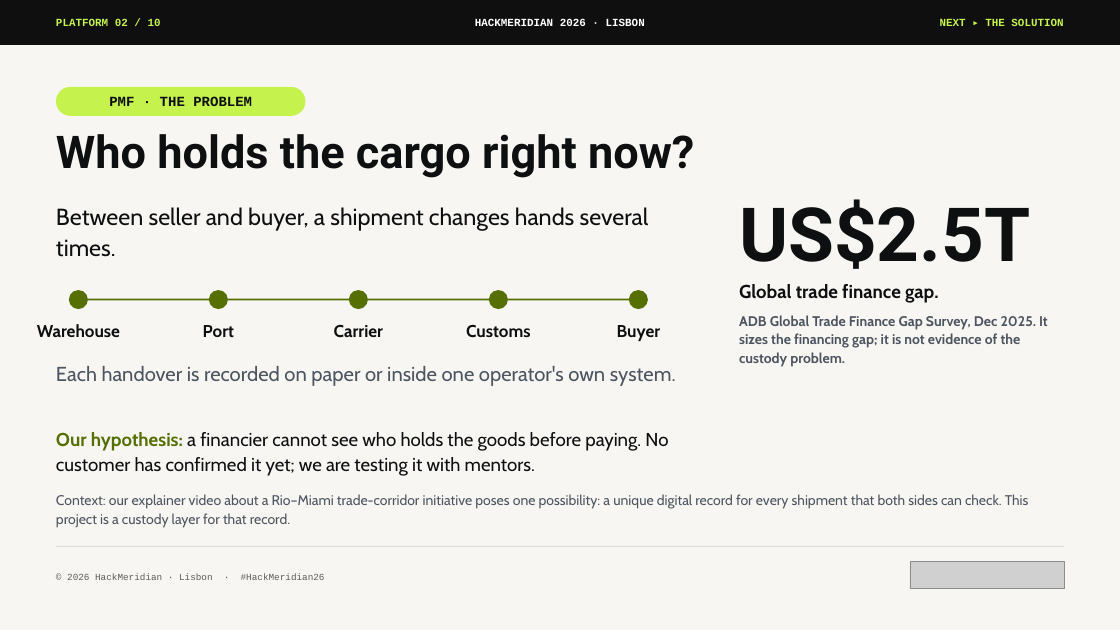
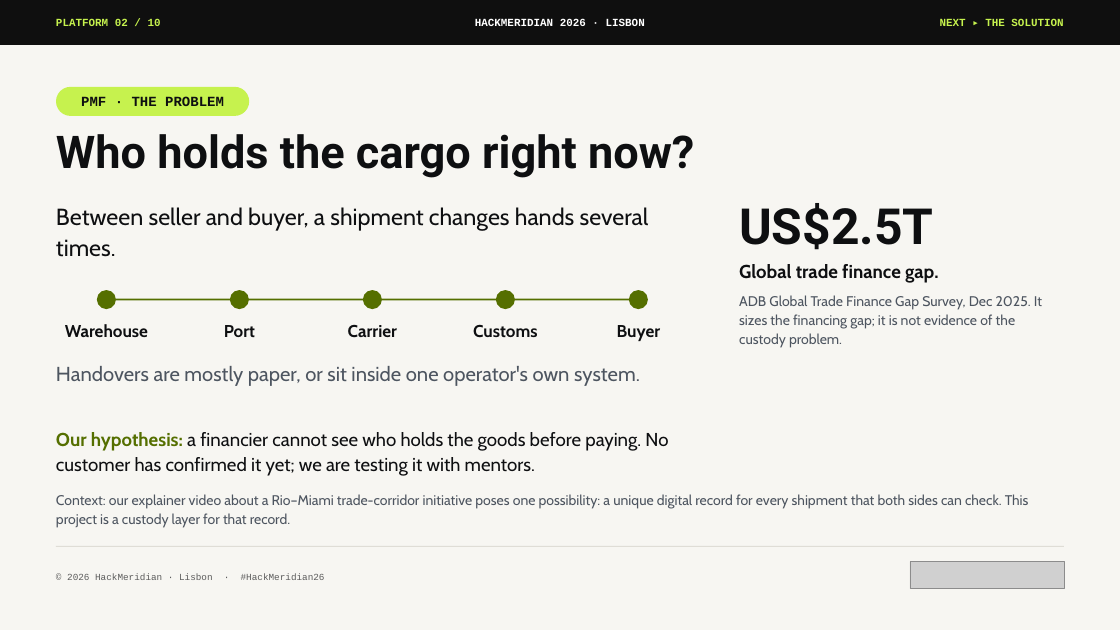
Before and after one commit to pwsaragossy/hackmeridian-cos, a slide deck: slide 2 of projects/hackmeridian-rail/deck/radox-custody-rail.pptx. Drawn at 1120x630 pixels with LibreOffice and Linux fonts; fonts in the diff are those of the drawing; grey boxes stand for pictures. Boxes give left, top, right and bottom in pixels: in the first picture for what was removed or moved away, otherwise in the second. Text is boxed around its words. In the diff, an @@ line names an element or a change of style, - is before the commit and + after.

```diff
--- a/projects/hackmeridian-rail/deck/radox-custody-rail.pptx
+++ b/projects/hackmeridian-rail/deck/radox-custody-rail.pptx
@@ rounded rectangle "PMF · THE PROBLEM": place and size @@
-rounded rectangle "PMF · THE PROBLEM" at <box>56,87,306,116</box>
+rounded rectangle "PMF · THE PROBLEM" at <box>56,87,249,116</box>
@@ text "US$2.5T" at <box>739,203,933,250</box>: size 96 to 64 pt @@
@@ text "Global trade finance gap.": place and size @@
-text "Global trade finance gap." at <box>739,284,1048,367</box>
+text "Global trade finance gap." at <box>739,295,1042,348</box>
@@ ellipse: place and size @@
-ellipse at <box>69,290,88,309</box>
+ellipse at <box>97,290,116,309</box>
@@ rectangle: place and size @@
-rectangle at <box>78,298,638,300</box>
+rectangle at <box>106,298,638,300</box>
@@ ellipse: place and size @@
-ellipse at <box>209,290,228,309</box>
+ellipse at <box>230,290,249,309</box>
@@ ellipse: place and size @@
-ellipse at <box>349,290,368,309</box>
+ellipse at <box>363,290,382,309</box>
@@ ellipse: place and size @@
-ellipse at <box>489,290,508,309</box>
+ellipse at <box>496,290,515,309</box>
@@ text at <box>739,295,1042,348</box>: bold off in "ADB Global Trade Finance Gap Survey, Dec ..." @@
@@ text "Warehouse": place and size @@
-text "Warehouse" at <box>37,324,120,337</box>
+text "Warehouse" at <box>65,324,148,337</box>
@@ text "Port": place and size @@
-text "Port" at <box>203,325,234,337</box>
+text "Port" at <box>224,325,255,337</box>
@@ text "Carrier": place and size @@
-text "Carrier" at <box>334,325,383,338</box>
+text "Carrier" at <box>348,325,397,338</box>
@@ text "Customs": place and size @@
-text "Customs" at <box>466,324,530,338</box>
+text "Customs" at <box>473,324,537,338</box>
@@ text at <box>56,366,640,386</box>: text changed @@
-Each handover is recorded on paper or inside one operator's own system.
+Handovers are mostly paper, or sit inside one operator's own system.
```
Also in this commit, not shown: 9 other slides changed, 14 other files.
